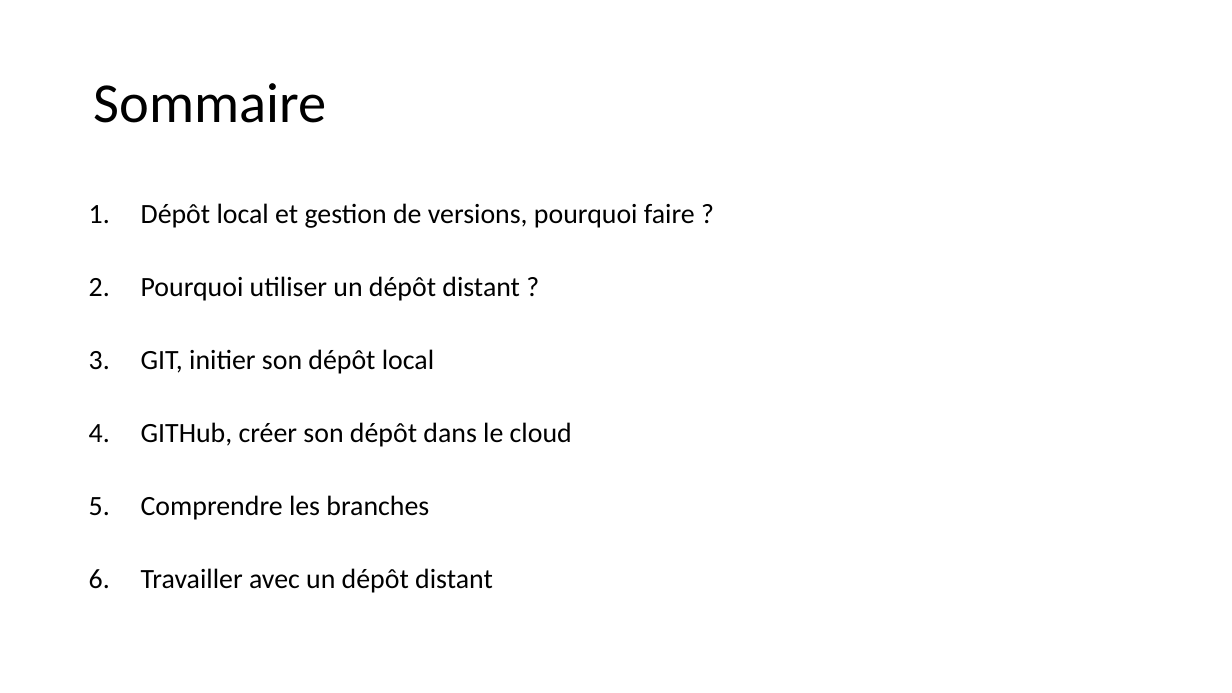
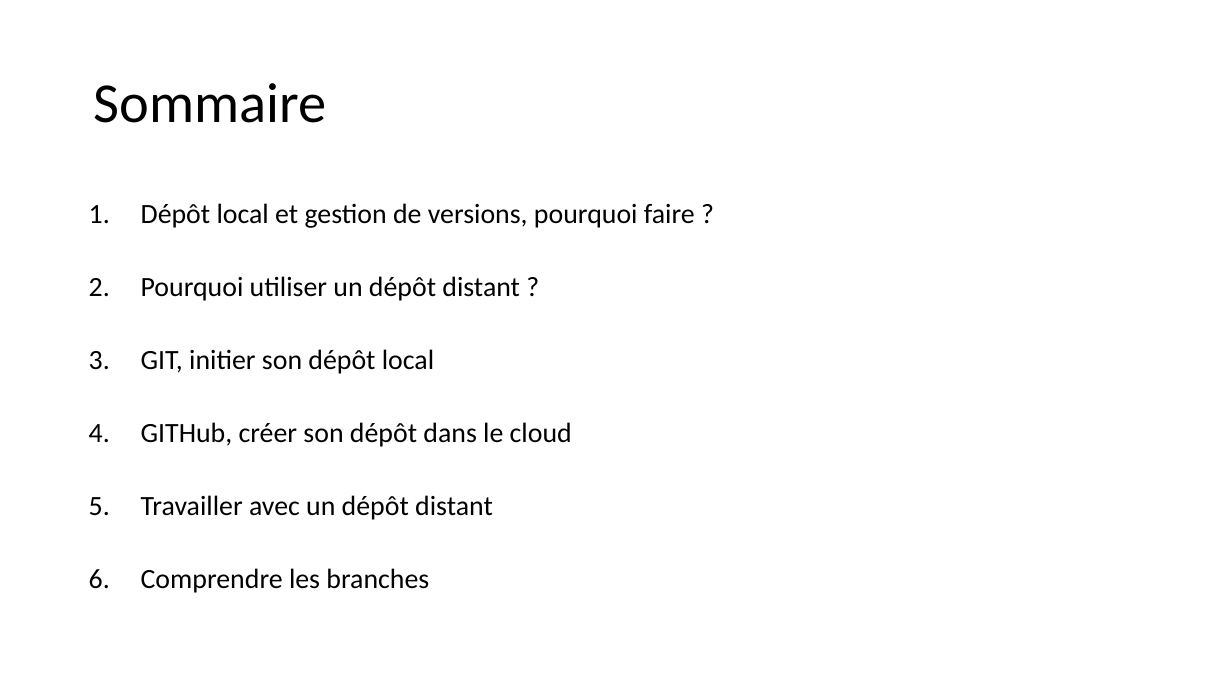
Before and after one commit to BenRobert38/BUT3-GIT-2025, a slide deck: slide 2 of Cours/BUT3-Cours1.pptx. Drawn at 1232x693 pixels with LibreOffice and Linux fonts; fonts in the diff are those of the drawing. Boxes give left, top, right and bottom in pixels: in the first picture for what was removed or moved away, otherwise in the second. Text is boxed around its words. In the diff, an @@ line names an element or a change of style, - is before the commit and + after.

```diff
--- a/Cours/BUT3-Cours1.pptx
+++ b/Cours/BUT3-Cours1.pptx
@@ text at [141, 495, 493, 520]: paragraph added @@
+5. Travailler avec un dépôt distant
@@ text at [141, 568, 493, 593]: paragraph removed @@
-6. Travailler avec un dépôt distant
```
Also in this commit, not shown: 23 other slides changed, 23 slides added, 1 other file.
